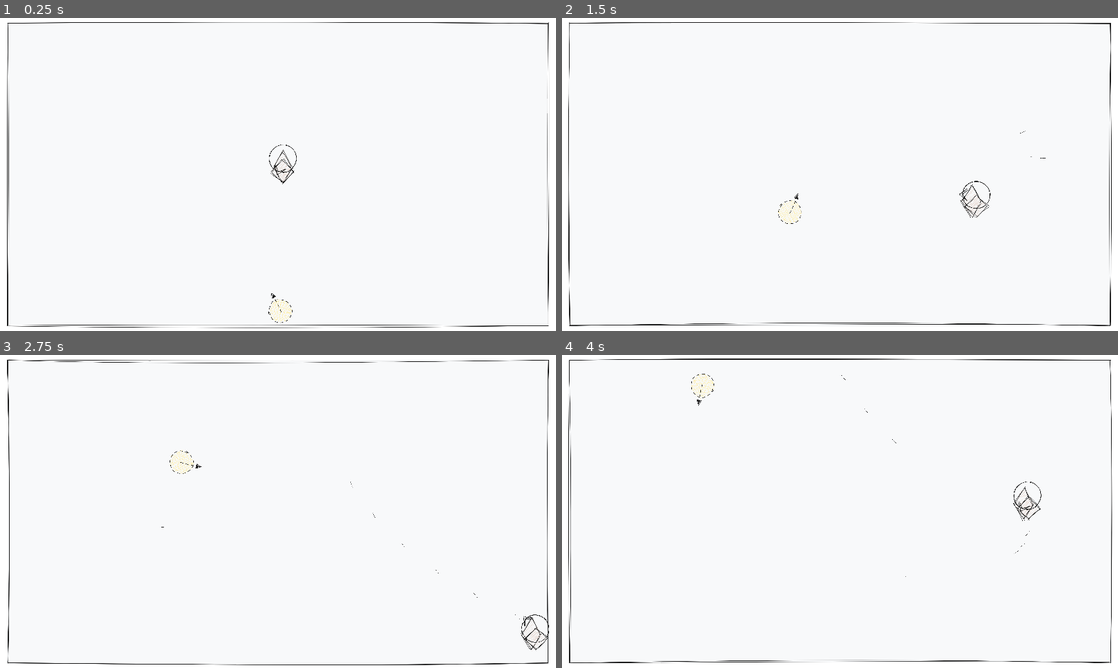
Above: before the commit, frames 1-4 (two rows, left to right).
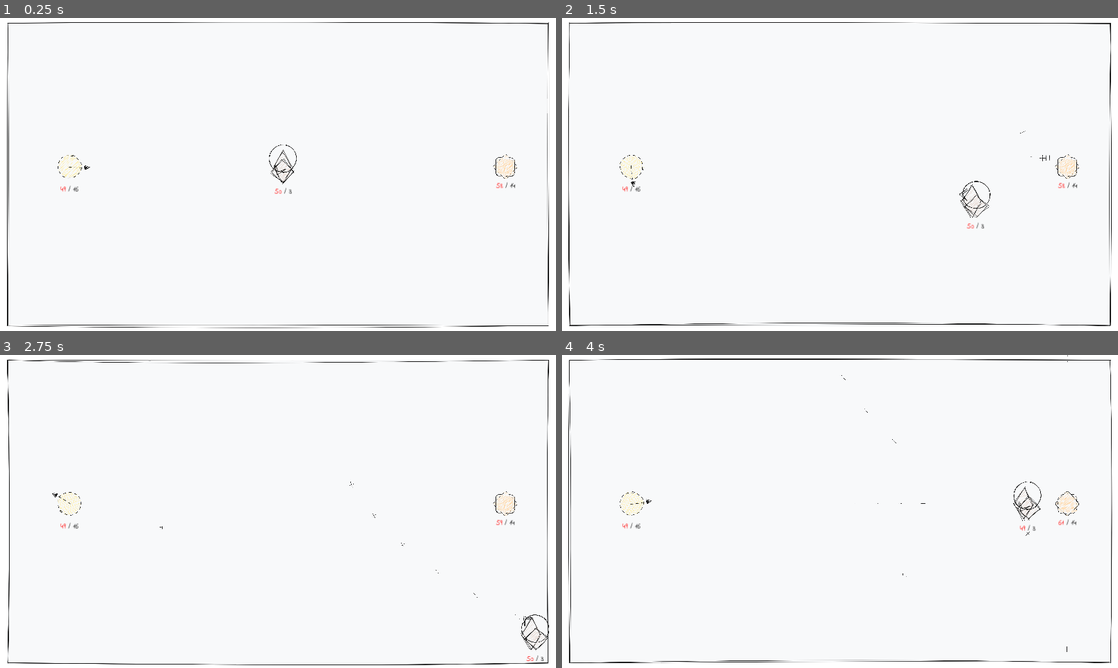
Above: after the commit, the same moments.

Repository: sacredSatan/thain-thain
Game: Godot game, scene res://main.tscn
Same seed, same stepped clock (60 frames per second), same inputs: the game is played once before the commit and once after it.
Inputs (mouse positions are in pixels of both pictures, inside the frame that each line leads up to):
- Up to frame 1 (0.25 s): no input
- Up to frame 2 (1.5 s): move the mouse to (962, 158) at 0.52 s; hold D (move_right) 0.53-1.28 s; hold Space (shoot) 0.53-1.28 s; tap Tab (cycle_weapon, bound only after the commit) at 0.8, 1.35 s; move the mouse to (728, 190) at 1.27 s; hold S (move_down) from 1.28 s (still down)
- Up to frame 3 (2.75 s): tap Space (shoot) at 1.55 s; move the mouse to (333, 442) at 2.02 s; release S (move_down) at 2.03 s; hold D (move_right) from 2.03 s (still down); hold Space (shoot) from 2.03 s (still down); tap Tab (cycle_weapon, bound only after the commit) at 2.3 s
- Up to frame 4 (4 s): move the mouse to (812, 574) at 2.77 s; release D (move_right) at 2.78 s; release Space (shoot) at 2.78 s; hold W (move_up) 2.78-3.53 s; tap Tab (cycle_weapon, bound only after the commit) at 2.85, 3.8 s; tap Space (shoot) at 3.05 s; move the mouse to (1006, 558) at 3.52 s; hold A (move_left) from 3.53 s (still down); hold Space (shoot) from 3.53 s (still down)

The runs differ from the first frame. In frame 1, 0.4% of the frame differs, in the area x 10-93%, y 43-98%; in frame 2, 0.4%; in frame 3, 0.4%; in frame 4, 0.4%, in the area x 10-93%, y 0-95%.

Commit message:
implement equation stuff

Diff:
--- a/bullet.gd
+++ b/bullet.gd
@@ -31,7 +31,7 @@
 func _on_body_entered(body):
 	if !body.is_in_group(shooter_group):
 		if "handle_being_shot_at" in body:
-			body.handle_being_shot_at()
+			body.handle_being_shot_at(identify_self())
 		queue_free()
 
 # I guess all bodies would have this, to let others know how to react if
@@ -39,5 +39,6 @@
 func identify_self():
 	return {
 		"type": Constants.NODE_TYPES.BULLET,
+		"variant": variant,
 		"shooter_group": shooter_group,
 	}
--- a/constants.gd
+++ b/constants.gd
@@ -16,3 +16,10 @@
 	PLUS,
 	MINUS,
 }
+
+enum SUPPORTED_OPERATORS {
+	MULTIPLICATION,
+	DIVISION,
+}
+
+var OPERATOR_SWITCH_TIMER_PATH = "/root/MainOperandSwitchTimer"
--- a/enemies/bablu.gd
+++ b/enemies/bablu.gd
@@ -1,9 +1,10 @@
 extends RigidBody2D
 
 @export var bullet_scene: PackedScene
+@export var bullet_variant = Constants.BULLET_VARIANTS.PLUS
 @export var bullet_speed = 500
 @export var fire_rate = 0.1
-@export var rotation_torque = 500
+@export var rotation_torque = 800 * 50
 
 var target: Player
 var self_collision_layer
@@ -12,7 +13,13 @@
 func _ready():
 	self_collision_layer = get_collision_layer()
 	$AnimatedSprite2D.play()
+	$AimIndicator.fire_rate = fire_rate
+	$AimIndicator.bullet_speed = bullet_speed
 	$AimIndicator.independent_rotation = false
+
+	$EquationHolder.top_level = true
+	position_equation_holder()
+
 	rotate_default()
 
 
@@ -20,8 +27,15 @@
 	add_constant_torque(rotation_torque)
 
 
+# had to do this hack since the label is part of the rotating rigidbody
+func position_equation_holder():
+	$EquationHolder.global_position = global_position - Vector2(28, -41)
+	$EquationHolder.rotation_degrees = 0
+
 # Called every frame. 'delta' is the elapsed time since the previous frame.
 func _process(delta):
+	position_equation_holder()
+
 	if $RayCast2D.is_colliding():
 		var collider = $RayCast2D.get_collider()
 		if collider is Player:
@@ -42,12 +56,29 @@
 	look_at(target.global_position)
 	shoot()
 
+
 func shoot():
+	$AimIndicator.bullet_variant = bullet_variant
 	$AimIndicator.shoot()
 
 
-func handle_being_shot_at():
-	print("I'm being shot at bby")
+func handle_being_shot_at(identity):
+	print("I'm being shot at bby", identity)
+	if identity.type == Constants.NODE_TYPES.BULLET:
+		if !is_in_group(identity.shooter_group):
+			if identity.variant == Constants.BULLET_VARIANTS.MINUS:
+				$EquationHolder.decrement_selected_operand()
+			else:
+				$EquationHolder.increment_selected_operand()
+
+
+
+func handle_equation_operand_switch(operand_num):
+	$EquationHolder.switch_operand(operand_num)
+
+
+func handle_equation_death():
+	print("dbed")
 	die()
 
 
@@ -55,5 +86,10 @@
 	queue_free()
 
 
+func handle_bullet_variant_change(variant):
+	bullet_variant = variant
+
+
+
 func _on_visible_on_screen_notifier_2d_screen_exited():
 	queue_free()
--- a/enemies/bablu.tscn
+++ b/enemies/bablu.tscn
@@ -8,6 +8,7 @@
 [ext_resource type="Texture2D" uid="uid://dxeqa17vcexfl" path="res://assets/enemies/bablu/bablu_body4.png" id="4_fovlb"]
 [ext_resource type="Texture2D" uid="uid://cw5cahbt03hcp" path="res://assets/enemies/bablu/bablu_body5.png" id="5_dj3bn"]
 [ext_resource type="PackedScene" uid="uid://cgndpcxt38yvi" path="res://aim_indicator.tscn" id="6_yyfig"]
+[ext_resource type="PackedScene" uid="uid://ct48ivhmsaeuq" path="res://equation_holder.tscn" id="9_6x8be"]
 
 [sub_resource type="SpriteFrames" id="SpriteFrames_rd6an"]
 animations = [{
@@ -35,9 +36,10 @@
 [sub_resource type="CircleShape2D" id="CircleShape2D_bvq2k"]
 radius = 28.0179
 
-[node name="Bablu" type="RigidBody2D" groups=["enemy"]]
+[node name="Bablu" type="RigidBody2D" groups=["enemy", "equation_holder"]]
 collision_layer = 4
 collision_mask = 3
+mass = 50.0
 script = ExtResource("1_i1ao8")
 bullet_scene = ExtResource("2_og1tj")
 
@@ -63,3 +65,9 @@
 
 [node name="FireRateTimer" type="Timer" parent="."]
 one_shot = true
+
+[node name="EquationHolder" parent="." instance=ExtResource("9_6x8be")]
+offset_left = -28.0
+offset_top = 41.0
+offset_right = 28.0
+offset_bottom = 65.0
--- a/enemies/bunty.gd
+++ b/enemies/bunty.gd
@@ -1,6 +1,7 @@
 extends RigidBody2D
 
 @export var bullet_scene: PackedScene
+@export var bullet_variant = Constants.BULLET_VARIANTS.PLUS
 @export var bullet_speed = 500
 @export var fire_rate = 0.1
 
@@ -11,7 +12,7 @@
 }
 
 var self_collision_layer
-var variant_switch_rate_seconds = 1.5
+var variant_switch_rate_seconds = 3
 var active_variant = BuntyVariants.CROSS
 
 # Called when the node enters the scene tree for the first time.
@@ -36,7 +37,7 @@
 		bullet.set_collision_mask(bullet.get_collision_mask() - self_collision_layer)
 		bullet.set_collision_layer(bullet.get_collision_layer() + self_collision_layer)
 		bullet.shooter_group = "enemy"
-		bullet.variant = Constants.BULLET_VARIANTS.PLUS
+		bullet.variant = bullet_variant
 		bullet.position = gun.get_global_position()
 		bullet.rotation_degrees = gun.rotation_degrees + rotation_degrees
 		bullet.apply_central_impulse(Vector2(bullet_speed, 0).rotated(gun.rotation + rotation))
@@ -55,9 +56,27 @@
 	print("bunty area entered", area)
 
 
-func handle_being_shot_at():
-	print("I'm being shot at bby")
+func handle_being_shot_at(identity):
+	if identity.type == Constants.NODE_TYPES.BULLET:
+		if !is_in_group(identity.shooter_group):
+			if identity.variant == Constants.BULLET_VARIANTS.MINUS:
+				$EquationHolder.decrement_selected_operand()
+			else:
+				$EquationHolder.increment_selected_operand()
+
+
+
+func handle_equation_operand_switch(operand_num):
+	$EquationHolder.switch_operand(operand_num)
+
+
+func handle_equation_death():
+	print("dbed")
 	die()
+
+
+func handle_bullet_variant_change(variant):
+	bullet_variant = variant
 
 
 func die():
--- a/enemies/bunty.tscn
+++ b/enemies/bunty.tscn
@@ -12,6 +12,7 @@
 [ext_resource type="Texture2D" uid="uid://dssw1lsjl057h" path="res://assets/enemies/bunty/bunty_plus_3.png" id="8_pve1w"]
 [ext_resource type="Texture2D" uid="uid://dtm5vtpwl3wdq" path="res://assets/enemies/bunty/bunty_plus_4.png" id="9_qiya8"]
 [ext_resource type="Texture2D" uid="uid://cw6xgh2jnvqi8" path="res://assets/enemies/bunty/bunty_plus_5.png" id="10_stl36"]
+[ext_resource type="PackedScene" uid="uid://ct48ivhmsaeuq" path="res://equation_holder.tscn" id="13_d5tt2"]
 
 [sub_resource type="SpriteFrames" id="SpriteFrames_is5qr"]
 animations = [{
@@ -59,9 +60,10 @@
 [sub_resource type="RectangleShape2D" id="RectangleShape2D_8q78h"]
 size = Vector2(43, 45)
 
-[node name="Bunty" type="RigidBody2D" groups=["enemy"]]
+[node name="Bunty" type="RigidBody2D" groups=["enemy", "equation_holder"]]
 collision_layer = 4
 collision_mask = 3
+mass = 50.0
 gravity_scale = 2.66454e-15
 script = ExtResource("1_jw1gs")
 bullet_scene = ExtResource("2_wlejq")
@@ -118,6 +120,12 @@
 
 [node name="VisibleOnScreenNotifier2D" type="VisibleOnScreenNotifier2D" parent="."]
 
+[node name="EquationHolder" parent="." instance=ExtResource("13_d5tt2")]
+offset_left = -27.0
+offset_top = 33.0
+offset_right = 29.0
+offset_bottom = 57.0
+
 [connection signal="body_entered" from="." to="." method="_on_body_entered"]
 [connection signal="timeout" from="VariantTimer" to="." method="_on_timer_timeout"]
 [connection signal="screen_exited" from="VisibleOnScreenNotifier2D" to="." method="_on_visible_on_screen_notifier_2d_screen_exited"]
--- /dev/null
+++ b/equation_holder.gd
@@ -0,0 +1,123 @@
+extends RichTextLabel
+
+@export var operand1: int
+@export var operand2: int
+@export var operator: Constants.SUPPORTED_OPERATORS
+@export var selected_operand = 1
+
+var parent
+var switch_timer
+
+const CENTERED_TEXT_STRING_START = "[center]"
+const CENTERED_TEXT_STRING_END = "[/center]"
+const SELECTED_COLOR_STRING_START  = "[color=#FF0000]"
+const SELECTED_COLOR_STRING_END  = "[/color]"
+
+
+var operator_sybmol_map = {
+	Constants.SUPPORTED_OPERATORS.MULTIPLICATION: "x",
+	Constants.SUPPORTED_OPERATORS.DIVISION: "/",
+}
+
+
+
+# Called when the node enters the scene tree for the first time.
+func _ready():
+	if not parent:
+		parent = get_parent()
+
+#	if not switch_timer:
+#		print(" here ")
+#		switch_timer = get_node("%MainOperandSwitchTimer")
+#		print("swtc ", switch_timer)
+
+	if not operand1:
+		operand1 = randi_range(45, 99)
+
+	if not operand2:
+		operand2 = randi_range(1, 45)
+
+	if not operator:
+		operator = Constants.SUPPORTED_OPERATORS.values().pick_random()
+
+	draw_label()
+#	handle_operand_switch()
+
+
+# Called every frame. 'delta' is the elapsed time since the previous frame.
+func _physics_process(delta):
+	# puke
+#	global_position = parent.global_position
+#	set_rotation_degrees(-parent.get_rotation_degrees())
+	pass
+
+
+func switch_operand(operand_num):
+	selected_operand = operand_num
+	draw_label()
+
+
+func handle_operand_switch():
+#	if switch_timer:
+#		await switch_timer.timeout
+	selected_operand = 1 if selected_operand != 1 else 2
+	draw_label()
+#	handle_operand_switch()
+
+
+func draw_label():
+	const LABEL_FORMAT_STR = "[center]{pre_op1}{op1}{post_op1} {operator} {pre_op2}{op2}{post_op2}[/center]"
+
+	var pre_op1 = SELECTED_COLOR_STRING_START if selected_operand == 1 else ""
+	var post_op1 = SELECTED_COLOR_STRING_END if selected_operand == 1 else ""
+	var pre_op2 = SELECTED_COLOR_STRING_START if selected_operand == 2 else ""
+	var post_op2 = SELECTED_COLOR_STRING_END if selected_operand == 2 else ""
+
+	var prepared_str = LABEL_FORMAT_STR.format({
+		"pre_op1": pre_op1,
+		"op1": str(operand1),
+		"post_op1": post_op1,
+		"operator": operator_sybmol_map[operator],
+		"pre_op2": pre_op2,
+		"op2": str(operand2),
+		"post_op2": post_op2,
+	})
+	text = prepared_str
+
+
+func decrement_selected_operand():
+	if selected_operand == 1:
+		operand1 -= 1
+	else:
+		operand2 -= 1
+
+	draw_or_die()
+
+
+func increment_selected_operand():
+	if selected_operand == 1:
+		operand1 += 1
+	else:
+		operand2 += 1
+
+	draw_or_die()
+
+
+func draw_or_die():
+	var operation_value = evaluate_operation()
+	if operation_value < 1:
+		var parent = get_parent()
+		if "handle_equation_death" in parent:
+			parent.handle_equation_death()
+	else:
+		draw_label()
+
+
+func evaluate_operation():
+	var value = 0
+	if operator == Constants.SUPPORTED_OPERATORS.DIVISION:
+		value = operand1 / operand2 if operand2 > 0 else 0.9
+	elif operator == Constants.SUPPORTED_OPERATORS.MULTIPLICATION:
+		value = operand1 * operand2
+
+	return value
--- /dev/null
+++ b/equation_holder.tscn
@@ -0,0 +1,19 @@
+[gd_scene load_steps=3 format=3 uid="uid://ct48ivhmsaeuq"]
+
+[ext_resource type="FontFile" uid="uid://gnml86ytu01e" path="res://assets/fonts/Indie_Flower/IndieFlower-Regular.ttf" id="1_6xg6o"]
+[ext_resource type="Script" path="res://equation_holder.gd" id="1_ociox"]
+
+[node name="EquationHolder" type="RichTextLabel"]
+offset_right = 56.0
+offset_bottom = 24.0
+theme_override_colors/default_color = Color(0, 0, 0, 1)
+theme_override_fonts/normal_font = ExtResource("1_6xg6o")
+bbcode_enabled = true
+text = "[center]50 x 50[/center]"
+scroll_active = false
+autowrap_mode = 0
+shortcut_keys_enabled = false
+meta_underlined = false
+hint_underlined = false
+deselect_on_focus_loss_enabled = false
+script = ExtResource("1_ociox")
--- a/main.gd
+++ b/main.gd
@@ -6,13 +6,19 @@
 # clean up later
 @export var enemy_spawn_rate = 5
 @export var enemy_speed_min = 150
-@export var enemy_speed_max = 250
+@export var enemy_speed_max = 300
+
+@export var operand_switch_rate = 8
+
+var active_operand = 1
 
 
 # Called when the node enters the scene tree for the first time.
 func _ready():
-	spawn_random_enemy()
-	$EnemySpawnTimer.start(enemy_spawn_rate)
+#	spawn_random_enemy()
+#	$EnemySpawnTimer.start(enemy_spawn_rate)
+	$MainOperandSwitchTimer.start(operand_switch_rate)
+	set_enemy_bullet_variant()
 
 
 # Called every frame. 'delta' is the elapsed time since the previous frame.
@@ -42,5 +48,28 @@
 	add_child(enemy)
 
 
+func get_preferred_enemy_bullet_variant():
+	if $Player:
+		var player_operator = $Player.active_operator
+
+		if player_operator == Constants.SUPPORTED_OPERATORS.MULTIPLICATION:
+			return Constants.BULLET_VARIANTS.MINUS
+		elif player_operator == Constants.SUPPORTED_OPERATORS.DIVISION:
+			return Constants.BULLET_VARIANTS.MINUS if active_operand == 1 else Constants.BULLET_VARIANTS.PLUS
+
+	return Constants.BULLET_VARIANTS.MINUS
+
+
+func set_enemy_bullet_variant():
+	var enemy_bullet_variant = get_preferred_enemy_bullet_variant()
+	get_tree().call_group("enemy", "handle_bullet_variant_change", enemy_bullet_variant)
+
+
 func _on_enemy_spawn_timer_timeout():
 	spawn_random_enemy()
+
+
+func _on_main_operand_switch_timer_timeout():
+	active_operand = 1 if active_operand != 1 else 2
+	get_tree().call_group("equation_holder", "handle_equation_operand_switch", active_operand)
+	set_enemy_bullet_variant()
--- a/main.tscn
+++ b/main.tscn
@@ -19,7 +19,12 @@
 
 [node name="Background" parent="." instance=ExtResource("1_cgj2v")]
 
+[node name="MainOperandSwitchTimer" type="Timer" parent="."]
+
+[node name="EnemySpawnTimer" type="Timer" parent="."]
+
 [node name="Player" parent="." instance=ExtResource("2_rrqjj")]
+unique_name_in_owner = true
 position = Vector2(650, 342)
 
 [node name="EnemySpawnPath" type="Path2D" parent="."]
@@ -27,6 +32,11 @@
 
 [node name="EnemySpawnLocation" type="PathFollow2D" parent="EnemySpawnPath"]
 
-[node name="EnemySpawnTimer" type="Timer" parent="."]
+[node name="Bablu" parent="." instance=ExtResource("5_5pgxs")]
+position = Vector2(160, 342)
 
+[node name="Bunty4" parent="." instance=ExtResource("4_683da")]
+position = Vector2(1163, 342)
+
+[connection signal="timeout" from="MainOperandSwitchTimer" to="." method="_on_main_operand_switch_timer_timeout"]
 [connection signal="timeout" from="EnemySpawnTimer" to="." method="_on_enemy_spawn_timer_timeout"]
--- a/player.gd
+++ b/player.gd
@@ -5,11 +5,20 @@
 @export var speed = 400
 var screen_size
 
+@export var active_bullet_variant = Constants.BULLET_VARIANTS.PLUS
+@export var active_operator: Constants.SUPPORTED_OPERATORS
+
 # Called when the node enters the scene tree for the first time.
 func _ready():
 	screen_size = get_viewport_rect().size
 	$AnimatedSprite2D.animation = "idle"
 	$AnimatedSprite2D.play()
+#	active_operator = Constants.SUPPORTED_OPERATORS.values().pick_random()
+	active_operator = Constants.SUPPORTED_OPERATORS.DIVISION
+	$EquationHolder.operator = active_operator
+	$EquationHolder.draw_label()
+
+	$AimIndicator.bullet_variant = active_bullet_variant
 
 
 
@@ -28,6 +37,11 @@
 		velocity.y -= 1
 	if Input.is_action_pressed("shoot"):
 		$AimIndicator.shoot()
+
+	if Input.is_action_just_pressed("cycle_weapon"):
+		active_bullet_variant = Constants.BULLET_VARIANTS.PLUS if active_bullet_variant == Constants.BULLET_VARIANTS.MINUS else Constants.BULLET_VARIANTS.MINUS
+		$AimIndicator.bullet_variant = active_bullet_variant
+
 
 
 	if velocity.length() > 0:
@@ -79,8 +93,21 @@
 # don't think this should be converted to rigidbody as it'll require
 # time to perfect movement, for now this is good enough, and the
 # _on_body_entered -> identify_self thing should be good enough for now
-func handle_being_shot_at():
-	print("player shot")
+func handle_being_shot_at(identity):
+	print("player shot", identity)
+	if !is_in_group(identity.shooter_group):
+		if identity.variant == Constants.BULLET_VARIANTS.MINUS:
+			$EquationHolder.decrement_selected_operand()
+		else:
+			$EquationHolder.increment_selected_operand()
+
+
+func handle_equation_operand_switch(operand_num):
+	$EquationHolder.switch_operand(operand_num)
+
+
+func handle_equation_death():
+	print("dbed")
 	die()
 
 
@@ -101,7 +128,8 @@
 
 func _on_body_entered(body):
 	if "identify_self" in body:
-		var body_metadata = body.identify_self()
-		if body_metadata.type == Constants.NODE_TYPES.BULLET:
-			if !is_in_group(body.shooter_group):
-				die()
+		var identity = body.identify_self()
+		if identity.type == Constants.NODE_TYPES.BULLET:
+			handle_being_shot_at(identity)
+			if !is_in_group(identity.shooter_group):
+				body.queue_free()
--- a/player.tscn
+++ b/player.tscn
@@ -72,6 +72,7 @@
 [ext_resource type="Texture2D" uid="uid://buk2yibksfevm" path="res://assets/player/animation_up/ship_move_up_transition2.svg" id="70_f7t3r"]
 [ext_resource type="Texture2D" uid="uid://cdj1pmkmfdsb4" path="res://assets/player/animation_up/ship_move_up_transition3.svg" id="71_gc70k"]
 [ext_resource type="PackedScene" uid="uid://cgndpcxt38yvi" path="res://aim_indicator.tscn" id="72_gasf2"]
+[ext_resource type="PackedScene" uid="uid://ct48ivhmsaeuq" path="res://equation_holder.tscn" id="73_en37x"]
 
 [sub_resource type="SpriteFrames" id="SpriteFrames_pa1xj"]
 animations = [{
@@ -493,7 +494,7 @@
 radius = 27.0
 height = 76.0
 
-[node name="Player" type="Area2D" groups=["player"]]
+[node name="Player" type="Area2D" groups=["equation_holder", "player"]]
 position = Vector2(635, 355)
 collision_layer = 2
 collision_mask = 13
@@ -527,5 +528,11 @@
 [node name="CollisionShape2D" type="CollisionShape2D" parent="."]
 shape = SubResource("CapsuleShape2D_qyc4c")
 
+[node name="EquationHolder" parent="." instance=ExtResource("73_en37x")]
+offset_left = -26.0
+offset_top = 46.0
+offset_right = 30.0
+offset_bottom = 70.0
+
 [connection signal="body_entered" from="." to="." method="_on_body_entered"]
 [connection signal="animation_finished" from="AnimatedSprite2D" to="." method="_on_animated_sprite_2d_animation_finished"]
--- a/project.godot
+++ b/project.godot
@@ -18,6 +18,10 @@
 [autoload]
 
 Constants="*res://constants.gd"
+
+[debug]
+
+settings/stdout/print_fps=true
 
 [display]
 
@@ -62,6 +66,11 @@
 , Object(InputEventMouseButton,"resource_local_to_scene":false,"resource_name":"","device":-1,"window_id":0,"alt_presse …(244 unchanged characters)…
 ]
 }
+cycle_weapon={
+"deadzone": 0.5,
+"events": [Object(InputEventKey,"resource_local_to_scene":false,"resource_name":"","device":-1,"window_id":0,"alt_pressed":false,"shift_pressed":false,"ctrl_pressed":false,"meta_pressed":false,"pressed":false,"keycode":0,"physical_keycode":4194306,"key_label":0,"unicode":0,"echo":false,"script":null)
+]
+}
 
 [layer_names]
 
--- /dev/null
+++ b/test.tscn
@@ -0,0 +1,21 @@
+[gd_scene format=3 uid="uid://cuf2lwi0moh6y"]
+
+[node name="EquationDisplay" type="Node2D"]
+
+[node name="Label" type="Label" parent="."]
+offset_right = 40.0
+offset_bottom = 23.0
+theme_override_colors/font_color = Color(1, 0, 0, 1)
+text = "26"
+
+[node name="Label2" type="Label" parent="."]
+offset_left = 24.0
+offset_right = 64.0
+offset_bottom = 26.0
+text = "x"
+
+[node name="Label3" type="Label" parent="."]
+offset_left = 37.0
+offset_right = 77.0
+offset_bottom = 26.0
+text = "27"
Binary file added: assets/fonts/Indie_Flower/IndieFlower-Regular.ttf
Not shown, added: assets/fonts/Indie_Flower/IndieFlower-Regular.ttf.import
Not shown, added: assets/fonts/Indie_Flower/OFL.txt
Not shown: 1 places in enemies/bablu.tscn that only renumber resources
Not shown: 1 places in enemies/bunty.tscn that only renumber resources
Not shown: 1 places in player.tscn that only renumber resources
